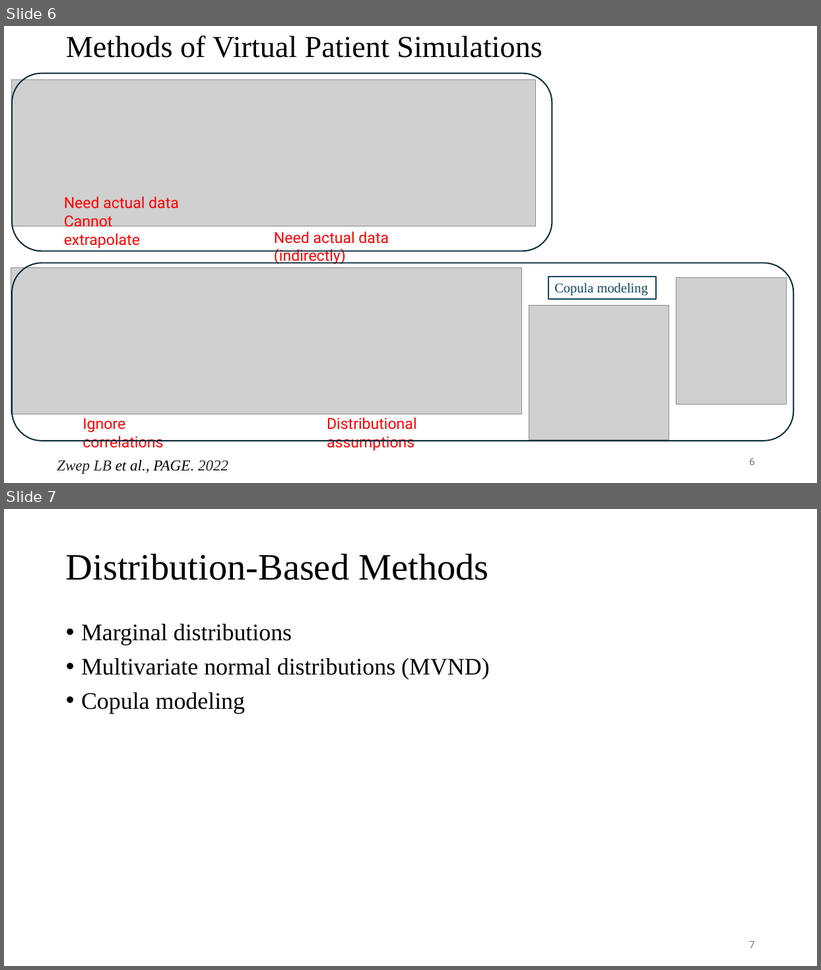
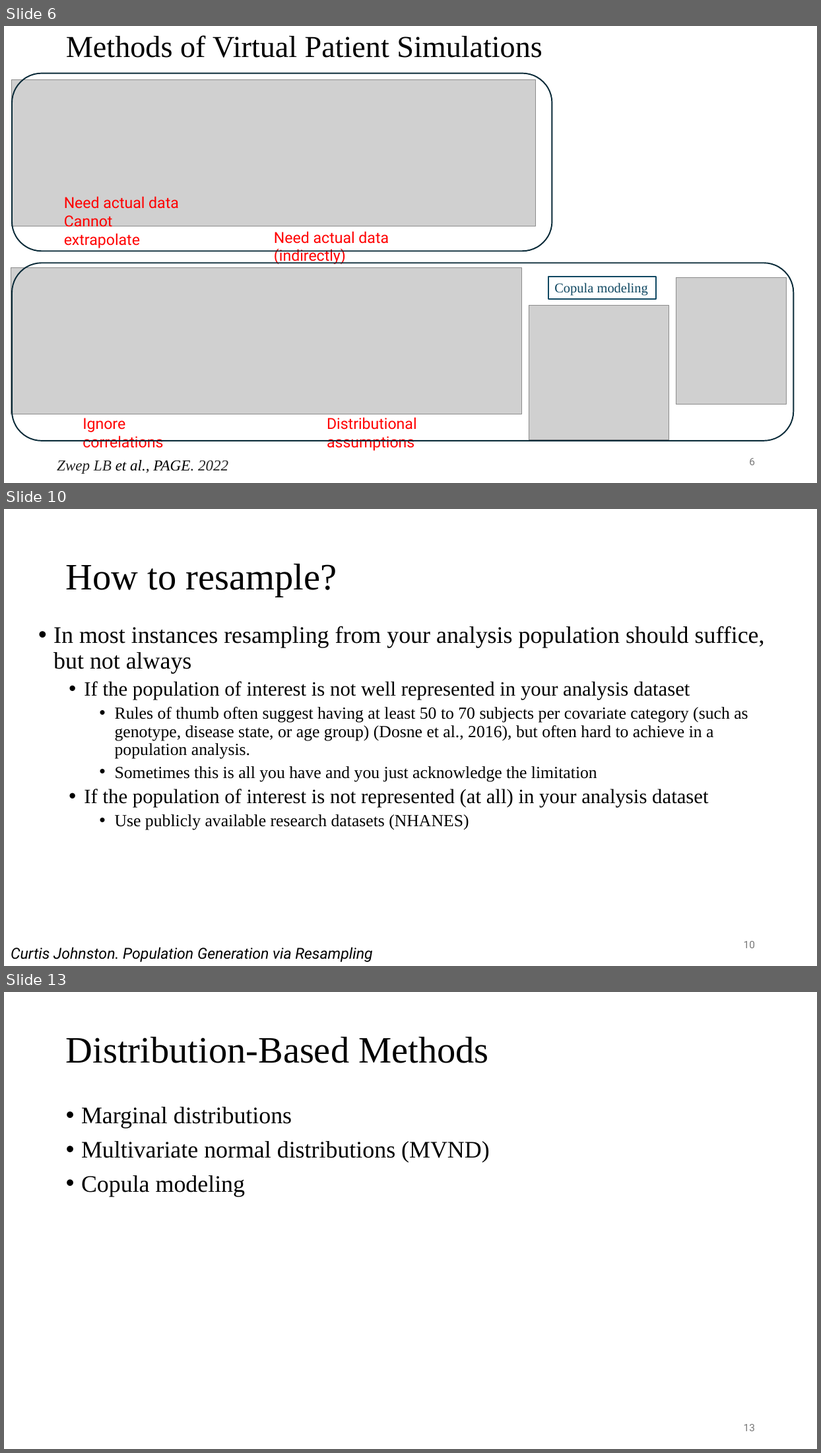
Before and after one commit to UMN-ECP-PMX/ecp8506_26f, a slide deck: wk11/wk11_slides.pptx. Shown one above the other, each under a label of ours: slides 6 and 7 before the commit, slides 6, 10 and 13 after it; the slides between them are not shown. The pictures are 821x970 and 821x1453 pixels, drawn with LibreOffice and Linux fonts; fonts in the diff are those of the drawing; grey boxes stand for pictures. Boxes give left, top, right and bottom in pixels: in the first picture for what was removed or moved away, otherwise in the second. Text is boxed around its words. In the diff, an @@ line names an element or a change of style, - is before the commit and + after.

```diff
--- a/wk11/wk11_slides.pptx
+++ b/wk11/wk11_slides.pptx
@@ slide 10 added at [4, 509, 817, 966], background #FFFFFF @@
@@ title added at [66, 563, 337, 597], 44 pt, text #000000 @@
+How to resample?
@@ text added at [54, 626, 765, 830], 20 pt, text #000000 @@
+• In most instances resampling from your analysis population should suffice, but not always
+  • If the population of interest is not well represented in your analysis dataset
+    • Rules of thumb often suggest having at least 50 to 70 subjects per covariate category (such as genotype, disease state, or age group) (Dosne et al., 2016), but often hard to achieve in a population analysis.
+    • Sometimes this is all you have and you just acknowledge the limitation
+  • If the population of interest is not represented (at all) in your analysis dataset
+    • Use publicly available research datasets (NHANES)
@@ page number added at [744, 941, 755, 949], 12 pt, text #797979 @@
+10
@@ text added at [11, 947, 372, 962], 18 pt, text #000000, italic @@
+Curtis Johnston. Population Generation via Resampling
@@ what was slide 7 is now slide 13 @@
@@ page number at [744, 1424, 755, 1432]: text changed @@
-7
+13
```
Also in this commit, not shown: 13 slides changed, 9 other slides added, 3 slides removed, 3 other files.
